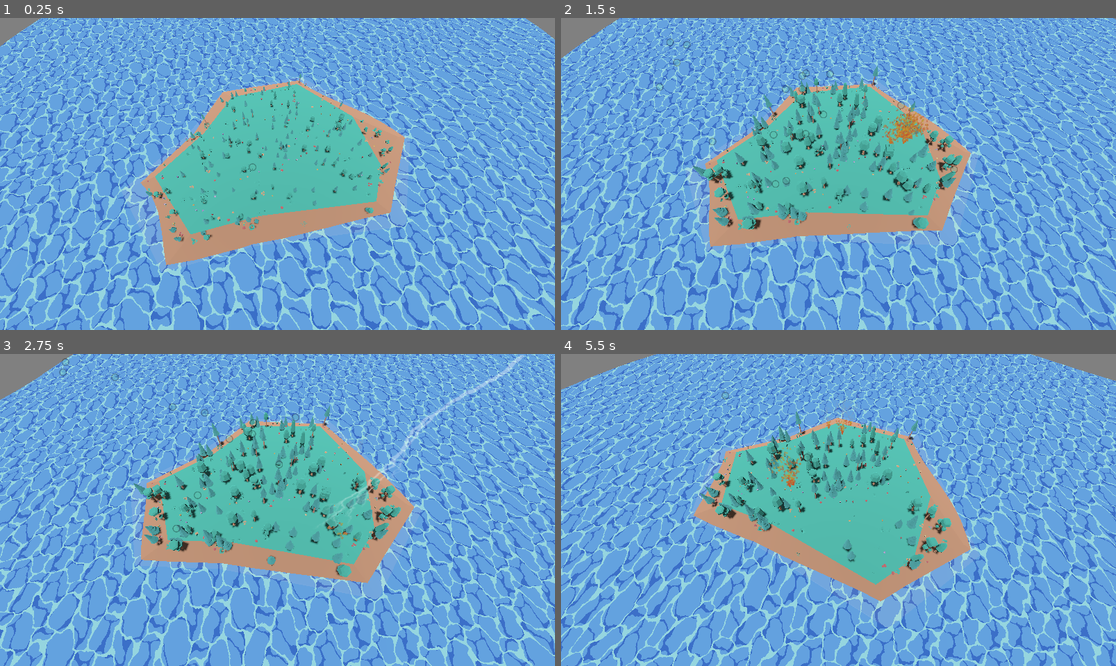
Above: before the commit, frames 1-4 (two rows, left to right).
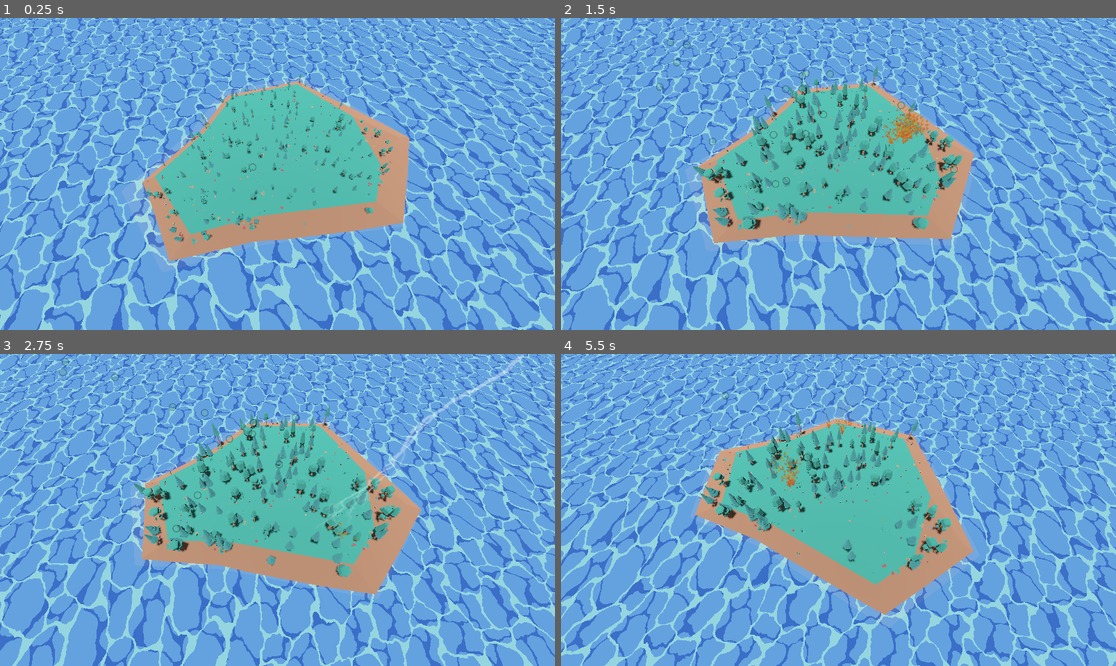
Above: after the commit, the same moments.

Repository: lumi-a/ecotomata
Game: Godot game, scene res://main.tscn
The game is run twice, just before and just after one commit, with the same random seed, the same clock (stepped at 60 frames per second) and the same inputs.
Inputs:
- Up to frame 1 (0.25 s): no input
- Up to frame 2 (1.5 s): no input
- Up to frame 3 (2.75 s): no input
- Up to frame 4 (5.5 s): no input

The runs differ from the first frame. In frame 1, 40% of the frame differs, in the area x 0-100%, y 0-100%; in frame 2, 39%; in frame 3, 39%; in frame 4, 40%.

Commit message:
Expand water beyond camera visibility

Diff:
--- a/main.tscn
+++ b/main.tscn
@@ -26,14 +26,14 @@
 shader_parameter/WATER2_COL = Vector4(0.05, 0.3, 0.65, 1)
 shader_parameter/FOAM_COL = Vector4(0.45, 0.7, 0.95, 1)
 shader_parameter/distortion_speed = 1.0
-shader_parameter/tile = Vector2(96, 96)
+shader_parameter/tile = Vector2(128, 128)
 shader_parameter/height = 1.0
 shader_parameter/wave_size = Vector2(20, 20)
-shader_parameter/wave_speed = 2.0
+shader_parameter/wave_speed = 4.0
 
 [sub_resource type="PlaneMesh" id="PlaneMesh_y60lx"]
 material = SubResource("ShaderMaterial_kxo6q")
-size = Vector2(64, 64)
+size = Vector2(128, 128)
 subdivide_width = 32
 subdivide_depth = 32
 
